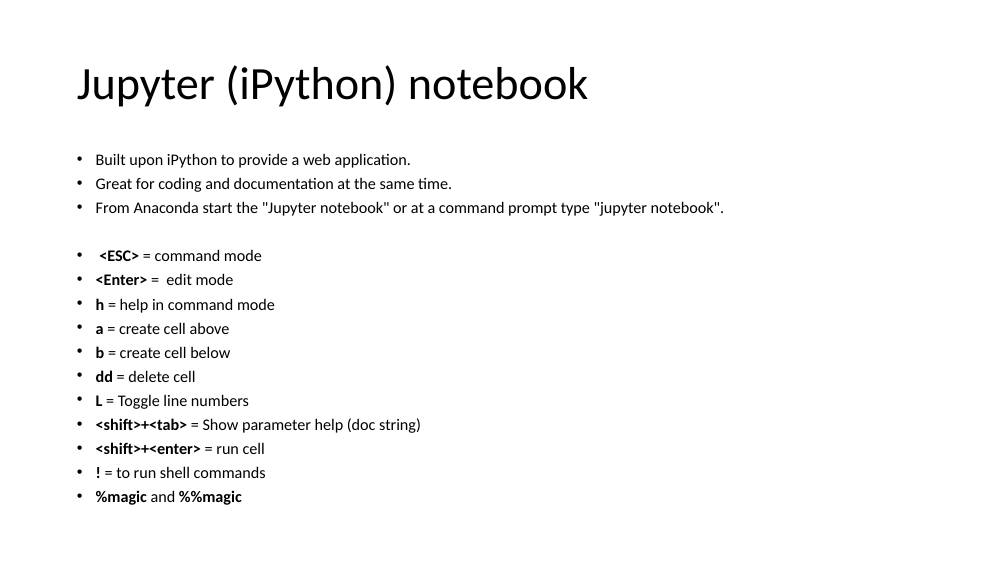
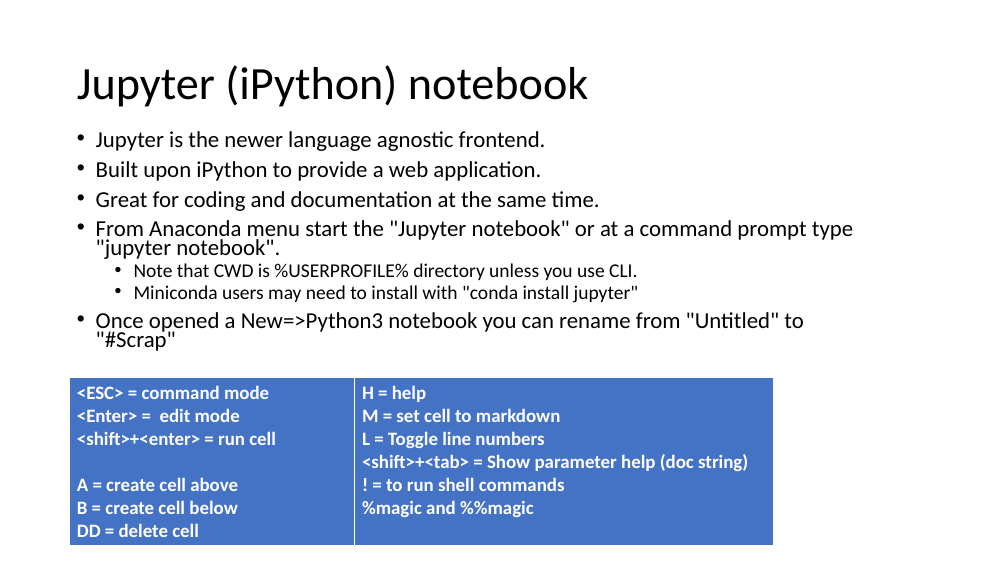
Before and after one commit to mrkbutty/PythonTutButty01, a slide deck: slide 22 of PyTut1_Intro.pptx (slide 20 before the commit). Drawn at 1008x567 pixels with LibreOffice and Linux fonts; fonts in the diff are those of the drawing. Boxes give left, top, right and bottom in pixels: in the first picture for what was removed or moved away, otherwise in the second. Text is boxed around its words. In the diff, an @@ line names an element or a change of style, - is before the commit and + after.

```diff
--- a/PyTut1_Intro.pptx
+++ b/PyTut1_Intro.pptx
@@ text "Jupyter is the newer language ...": place and size @@
-text "Jupyter is the newer language ..." at [96, 153, 725, 505]
+text "Jupyter is the newer language ..." at [96, 131, 853, 351]
@@ text at [96, 131, 546, 151]: paragraph added @@
+• Jupyter is the newer language agnostic frontend.
@@ text at [96, 161, 600, 211]: size 15.4 to 21.7 pt in "Built upon iPython to provide a web ...", "Great for coding and documentation at the ..." @@
@@ text at [96, 220, 853, 351]: text changed; size 15.4 to 21.7 pt @@
-• From Anaconda start the "Jupyter notebook" or at a command prompt type "jupyter notebook".
-• <ESC> = command mode
-• <Enter> = edit mode
-• h = help in command mode
-• a = create cell above
-• b = create cell below
-• dd = delete cell
-• L = Toggle line numbers
-• <shift>+<tab> = Show parameter help (doc string)
-• <shift>+<enter> = run cell
-• ! = to run shell commands
-• %magic and %%magic
+• From Anaconda menu start the "Jupyter notebook" or at a command prompt type "jupyter notebook".
+  • Note that CWD is %USERPROFILE% directory unless you use CLI.
+  • Miniconda users may need to install with "conda install jupyter"
+• Once opened a New=>Python3 notebook you can rename from "Untitled" to "#Scrap"
@@ table added at [70, 377, 774, 544], 1 rows, 2 columns @@
+<ESC> = command mode / <Enter> = edit mode / <shift>+<enter> = run cell / A = create cell above / B = create cell below / DD = delete cell | H = help / M = set cell to markdown / L = Toggle line numbers / <shift>+<tab> = Show parameter help (doc string) / ! = to run shell commands / %magic and %%magic
```
Also in this commit, not shown: 15 other slides changed, 6 slides added, 3 slides removed, 2 other files.
